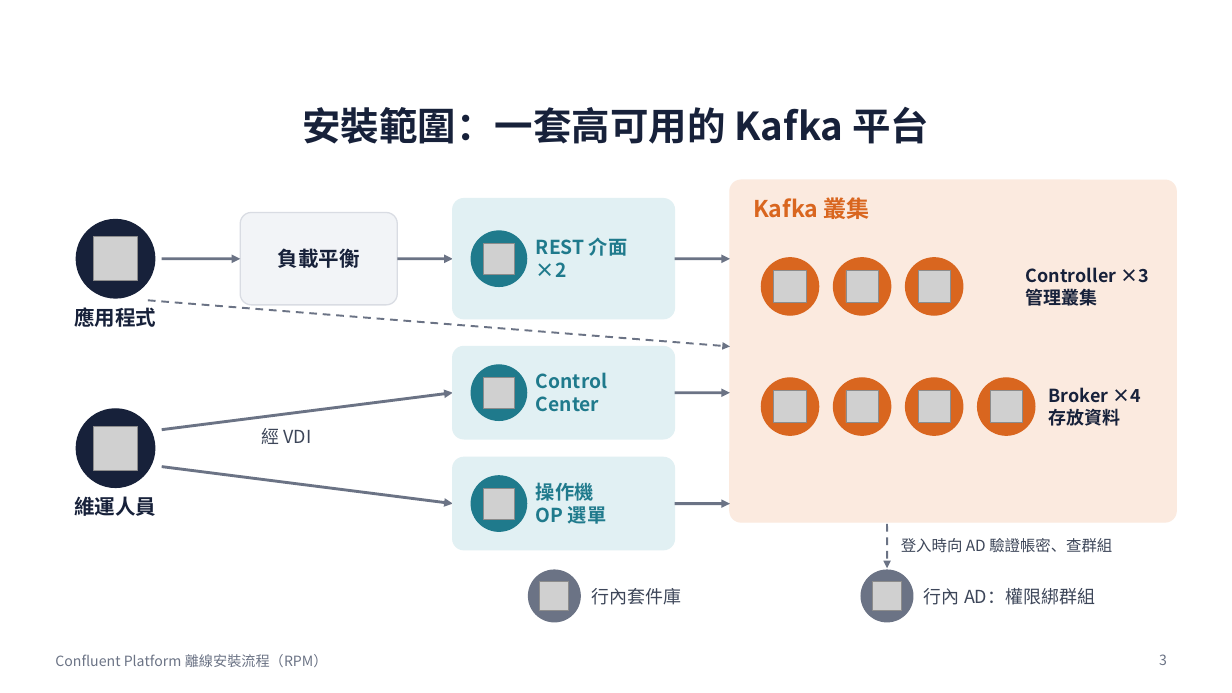
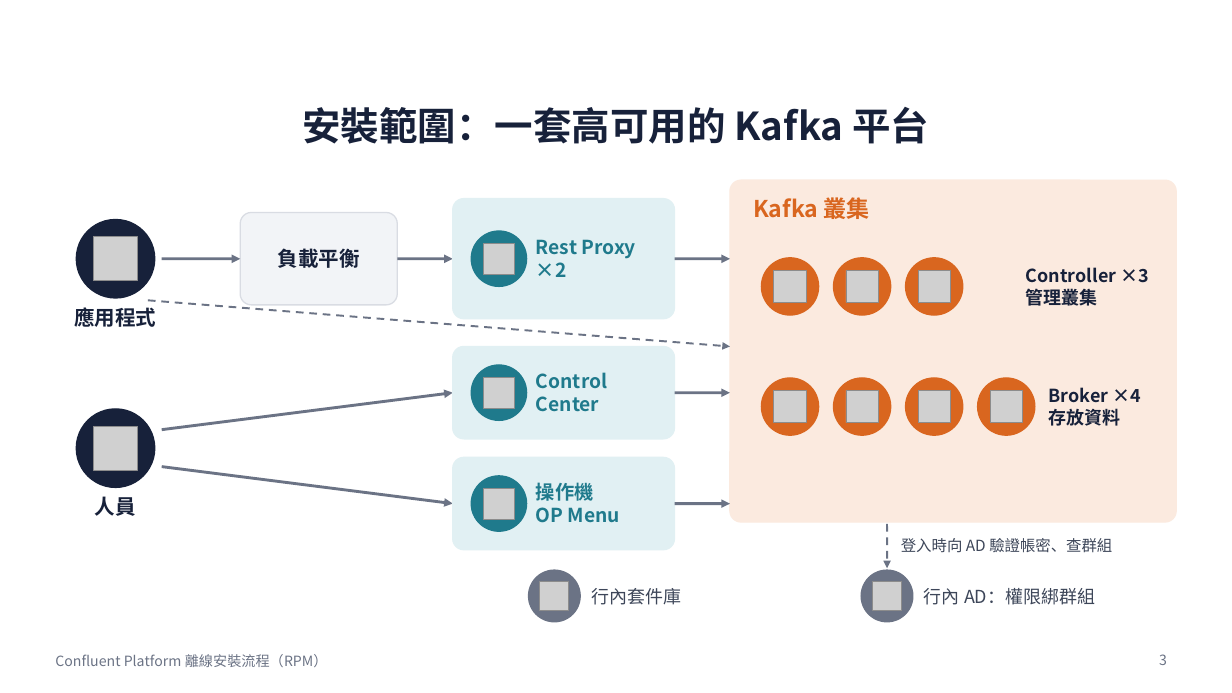
Before and after one commit to zxc81906119/kafka_install_ops, a slide deck: slide 3 of docs/Confluent-RPM安裝流程.pptx. Drawn at 1232x693 pixels with LibreOffice and Linux fonts; fonts in the diff are those of the drawing; grey boxes stand for pictures. Boxes give left, top, right and bottom in pixels: in the first picture for what was removed or moved away, otherwise in the second. Text is boxed around its words. In the diff, an @@ line names an element or a change of style, - is before the commit and + after.

```diff
--- a/docs/Confluent-RPM安裝流程.pptx
+++ b/docs/Confluent-RPM安裝流程.pptx
@@ text at (536, 239, 636, 259): text changed @@
-REST 介面
+Rest Proxy
@@ text removed at (261, 428, 311, 444) @@
-經 VDI
@@ text at (95, 496, 136, 516): text changed @@
-維運人員
+人員
@@ text at (536, 507, 620, 523): text changed @@
-OP 選單
+OP Menu
```
Also in this commit, not shown: 2 other slides changed, 1 slide removed, 18 other files.
